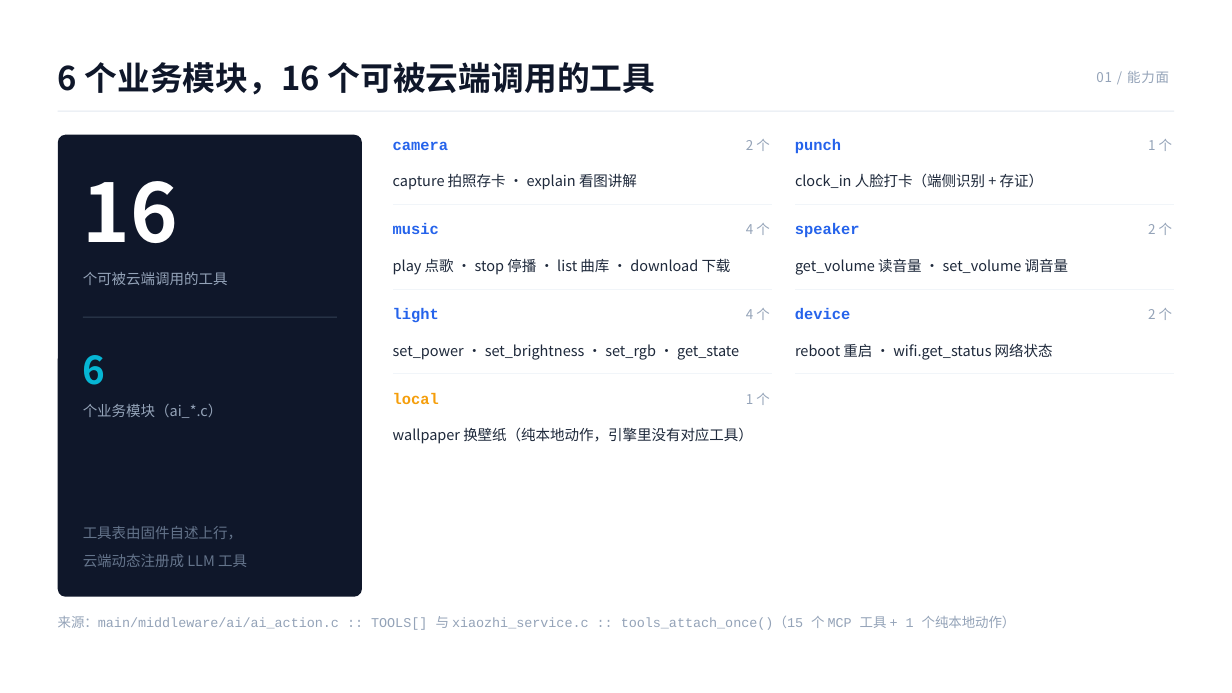
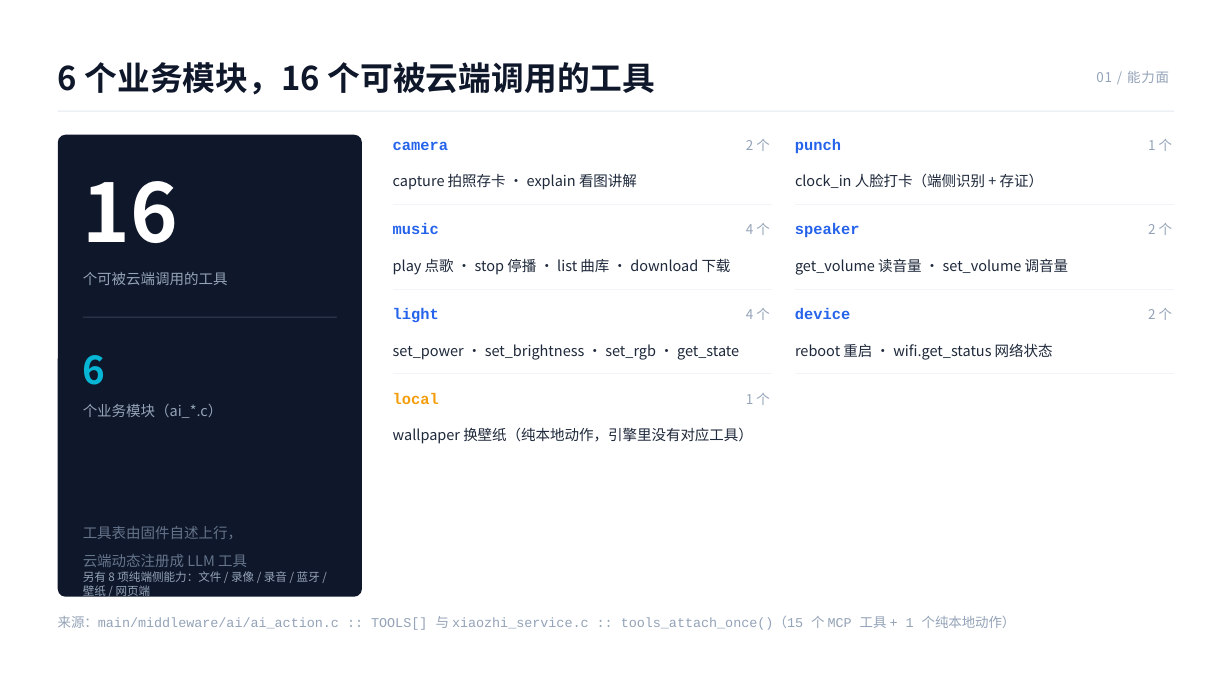
Before and after one commit to xkk6663/pet_companion, a slide deck: slide 5 of docs/汇报/桌宠伴侣技术汇报/桌宠伴侣技术汇报.pptx. Drawn at 1232x693 pixels with LibreOffice and Linux fonts; fonts in the diff are those of the drawing. Boxes give left, top, right and bottom in pixels: in the first picture for what was removed or moved away, otherwise in the second. Text is boxed around its words. In the diff, an @@ line names an element or a change of style, - is before the commit and + after.

Commit message:
docs(readme): README 加徽标与真机图，技术汇报 PPT 按架构文档校准口径
README 重写为一张"能在 30 秒看懂"的门面：补 6 枚徽标（SoC /
ESP-IDF v6.1 / FreeRTOS SMP / LVGL / ESP-DL / 许可）、两张真机实拍
（正面与俯视 45°）、目录锚点、中间件目录项与静态池约束，事实信息
一条未删。技术汇报 PPT 同步校准到架构分析.md 与本次实测：
下行帧 7 种 / 端云契约 11 种、内部 RAM 最大连续块 7 KB、代码
61,953 行 / 137 文件，并把 4 张实拍图落到 P4 / P7 / P16 与封面，
DESIGN.md 逐页字段同步更新。

```diff
--- a/docs/汇报/桌宠伴侣技术汇报/桌宠伴侣技术汇报.pptx
+++ b/docs/汇报/桌宠伴侣技术汇报/桌宠伴侣技术汇报.pptx
@@ text added at (x1=83, y1=571, x2=320, y2=599), 9 pt, text #94A3B8 @@
+另有 8 项纯端侧能力：文件 / 录像 / 录音 / 蓝牙 / 壁纸 / 网页端
```
Also in this commit, not shown: 9 other slides changed, 2 other files.
